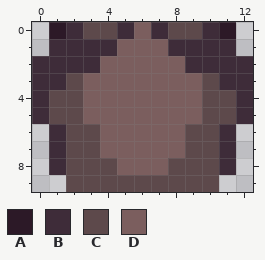
Pixel-art sprite, stored at NPCs/Conglomerate/Conglomerate_ClingerSegment.png. Above, as it was before the edit.
The file is 26x20 pixels, drawn in blocks of 2x2; one block is one cell here.
Palette (. is transparent): A #2c1927  B #3e2c39  C #5d494b  D #7b5e5e
Pixels before, first column x 0:
 0 .ABCCBDBCCBA.
 1 .BBBBDDDBBBB.
 2 BBBBDDDDDBBBB
 3 BBCDDDDDDDCBB
 4 BCCDDDDDDDCCB
 5 BCCDDDDDDDCCB
 6 .BCCDDDDDCCB.
 7 .BCCDDDDDCCB.
 8 .BCCCDDDCCCB.
 9 ..CCCCCCCCC..
The result:
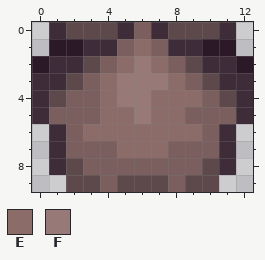
Colours new in this view: E #8b6c69  F #977a77
Changes in this commit:
{"y":0,"x":1,"old":"AB","new":"BC"}
{"y":0,"x":10,"old":"BA","new":"CB"}
{"y":1,"x":1,"old":"BB","new":"AA"}
{"y":1,"x":6,"old":"D","new":"E"}
{"y":1,"x":10,"old":"BB","new":"AA"}
{"y":2,"x":0,"old":"B","new":"A"}
{"y":2,"x":3,"old":"B","new":"C"}
{"y":2,"x":5,"old":"DDD","new":"EFE"}
{"y":2,"x":9,"old":"B","new":"C"}
{"y":2,"x":12,"old":"B","new":"A"}
{"y":3,"x":4,"old":"DDDDD","new":"EFFFE"}
{"y":4,"x":2,"old":"C","new":"D"}
{"y":4,"x":4,"old":"DDDDDDC","new":"EFFEEED"}
{"y":5,"x":1,"old":"CC","new":"DD"}
{"y":5,"x":4,"old":"DDDDD","new":"EEFEE"}
{"y":5,"x":10,"old":"CC","new":"DD"}
{"y":6,"x":2,"old":"CCDDDDDCC","new":"DEEEEEEED"}
{"y":7,"x":2,"old":"CC","new":"DD"}
{"y":7,"x":5,"old":"DDD","new":"EEE"}
{"y":7,"x":9,"old":"CC","new":"DD"}
{"y":8,"x":3,"old":"CC","new":"DD"}
{"y":8,"x":8,"old":"CC","new":"DD"}
{"y":9,"x":4,"old":"C","new":"D"}
{"y":9,"x":8,"old":"C","new":"D"}
{"label":"changed","picture_box":[32,22,253,192]}
